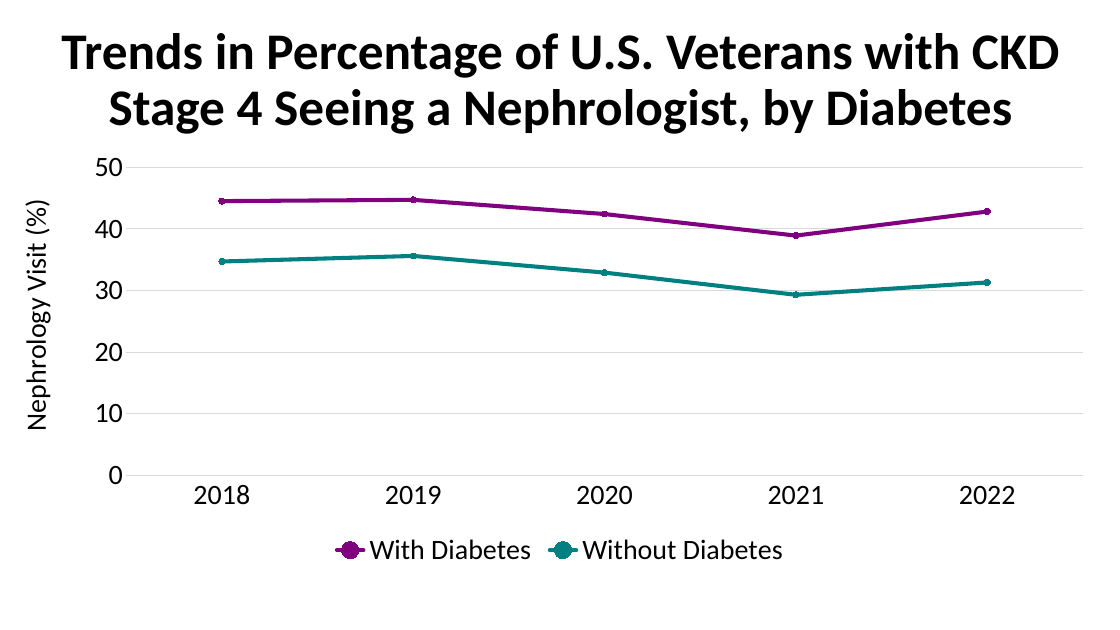
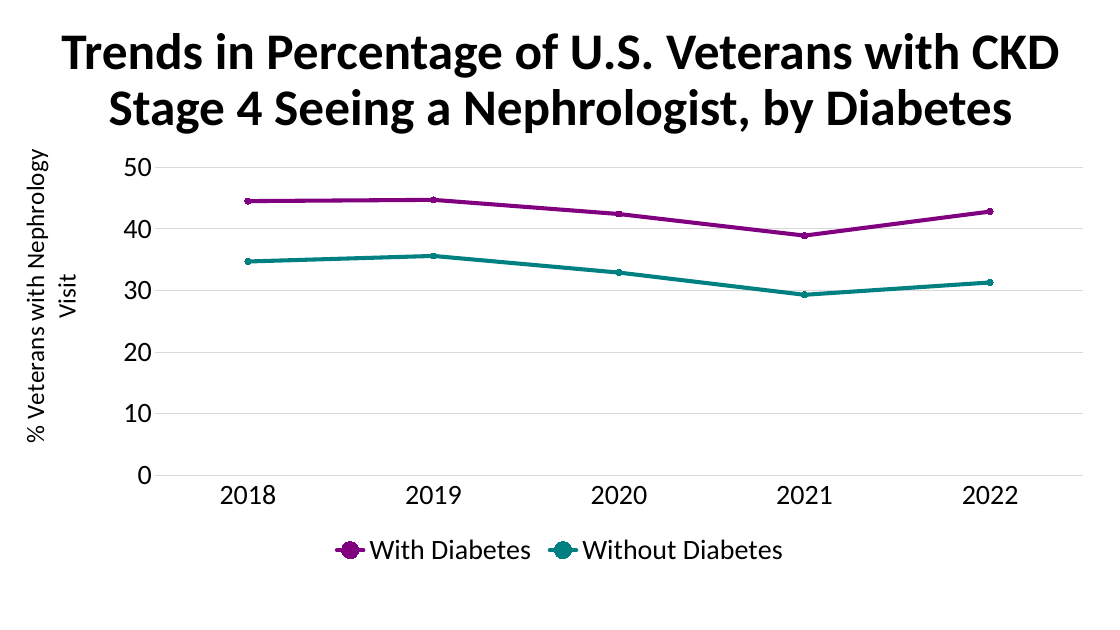
Before and after one commit to CDCgov/nccdphp-ddt-kdss, a slide deck: slide 6 of CKDSurveillance/PPT/Q790.pptx. Drawn at 1120x630 pixels with LibreOffice and Linux fonts; fonts in the diff are those of the drawing; background and template pictures are left out. Boxes give left, top, right and bottom in pixels: in the first picture for what was removed or moved away, otherwise in the second. Text is boxed around its words. In the diff, an @@ line names an element or a change of style, - is before the commit and + after.

```diff
--- a/CKDSurveillance/PPT/Q790.pptx
+++ b/CKDSurveillance/PPT/Q790.pptx
@@ line chart at (x1=15, y1=142, x2=1105, y2=574) @@
@@ value axis title "Nephrology Visit (%) " to "% Veterans with Nephrology Visit " @@
```
Also in this commit, not shown: 5 other slides changed, 2 other files.
